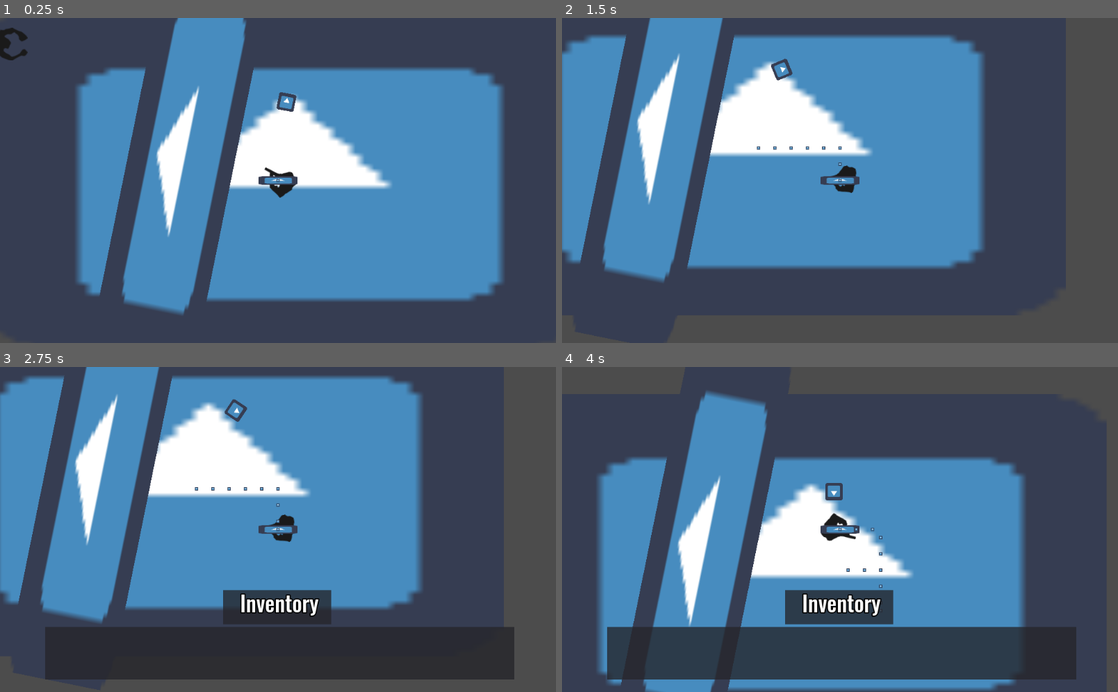
Above: before the commit, frames 1-4 (two rows, left to right).
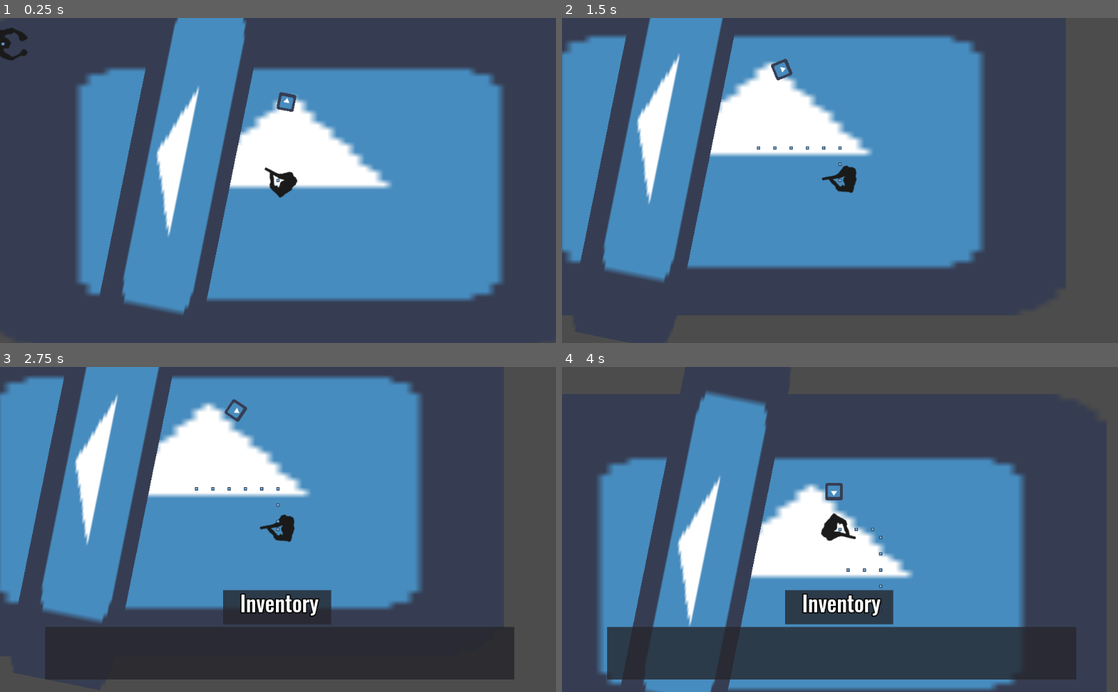
Above: after the commit, the same moments.

Repository: StrawberryGameJam/ZombieGame2020
Game: Godot game, scene res://Scenes/Main.tscn
The game is run twice, just before and just after one commit, with the same random seed, the same clock (stepped at 60 frames per second) and the same inputs. The engine's default icon, where the game draws it, is replaced by a stand-in: a white triangle on a blue panel in a dark square.
Inputs (mouse positions are in pixels of both pictures, inside the frame that each line leads up to):
- Up to frame 1 (0.25 s): no input
- Up to frame 2 (1.5 s): tap Enter (ui_accept) at 0.5, 0.77 s; move the mouse to (962, 164) at 0.52 s; hold Right (ui_right) 0.53-1.28 s; click (962, 164) at 0.6 s; move the mouse to (728, 196) at 1.27 s; hold Down (ui_down) from 1.28 s (still down); click (728, 196) at 1.35 s
- Up to frame 3 (2.75 s): tap Enter (ui_accept) at 1.52 s; move the mouse to (333, 458) at 2.02 s; release Down (ui_down) at 2.03 s; hold Right (ui_right) from 2.03 s (still down); click (333, 458) at 2.1 s
- Up to frame 4 (4 s): move the mouse to (812, 594) at 2.77 s; release Right (ui_right) at 2.78 s; hold Up (ui_up) 2.78-3.53 s; click (812, 594) at 2.85 s; tap Enter (ui_accept) at 3.02, 3.77 s; move the mouse to (1006, 578) at 3.52 s; hold Left (ui_left) from 3.53 s (still down); click (1006, 578) at 3.6 s

The runs differ from the first frame. In frame 1, 0.2% of the frame differs, in the area x 0-54%, y 7-52%; in frame 2, 0.2%; in frame 3, 0.2%; in frame 4, 0.2%.

Commit message:
tentando arrumar o bug

Diff:
--- a/Scenes/Player/Player.tscn
+++ b/Scenes/Player/Player.tscn
@@ -33,8 +33,6 @@
 
 [node name="Camera2D" type="Camera2D" parent="."]
 current = true
-drag_margin_h_enabled = false
-drag_margin_v_enabled = false
 script = ExtResource( 3 )
 
 [node name="CanvasLayer" type="CanvasLayer" parent="."]
--- a/Scenes/Zombies/default/Zombie.gd
+++ b/Scenes/Zombies/default/Zombie.gd
@@ -5,43 +5,28 @@
 onready var raycast = $RayCast2D
 
 var player = null
-var dir = Vector2()
+var obj = Vector2()
 
 func _ready():
 	add_to_group("zombies")
-	$Area2D.connect("body_entered", self, "attack")
+	$Sprite/Area2D.connect("body_entered", self, "attack")
 
 
-func _physics_process(delta):
+func _process(delta):
 	if player == null:
 		return
 
-	chase_target()
-	rotation = dir.angle()
-	move_and_slide(dir*MOVE_SPEED)
+	var l_time = 0
+	var look = get_node("RayCast2D")
+	look.cast_to = (player.position-position)
+	look.force_raycast_update()
+	if look.is_colliding() and look.get_collider() == player:
+		obj = look.cast_to
 
-func chase_target():
-	if(player != null):
-		var look = get_node("RayCast2D")
-		look.cast_to = (player.position - position).rotated(-rotation)
-		look.force_raycast_update()
-		$Sprite2.position = look.cast_to
-
-		# if we can see the target, chase it
-		if not look.is_colliding():
-			print("ta vendo o target")
-			dir = (player.position - position).normalized()
-
-	  # or chase first scent we can see
-		else:
-			print("nao ta vendo o player")
-			for scent in player.scent_trail:
-				look.cast_to = (scent.position - position).rotated(-rotation)
-				look.force_raycast_update()
-
-				if not look.is_colliding():
-					dir = (scent.position - position).normalized()
-					break
+	$Sprite.rotation = obj.angle()
+	$icon.position = obj
+	print(obj)
+	move_and_slide(obj.normalized()*MOVE_SPEED)
 
 func attack(body):
 	if(body == player):
--- a/Scenes/Zombies/default/Zombie.tscn
+++ b/Scenes/Zombies/default/Zombie.tscn
@@ -19,19 +19,20 @@
 position = Vector2( 13.2352, 0.630249 )
 texture = ExtResource( 2 )
 
+[node name="Area2D" type="Area2D" parent="Sprite"]
+position = Vector2( -13.2352, -0.630249 )
+
+[node name="CollisionShape2D" type="CollisionShape2D" parent="Sprite/Area2D"]
+position = Vector2( 40.85, 2.85 )
+shape = SubResource( 2 )
+
 [node name="RayCast2D" type="RayCast2D" parent="."]
 position = Vector2( -1, 0 )
 enabled = true
 cast_to = Vector2( 10, 0 )
 collide_with_areas = true
 
-[node name="Area2D" type="Area2D" parent="."]
-
-[node name="CollisionShape2D" type="CollisionShape2D" parent="Area2D"]
-position = Vector2( 40.85, 2.85 )
-shape = SubResource( 2 )
-
-[node name="Sprite2" type="Sprite" parent="."]
-position = Vector2( 32.5, -0.500001 )
-scale = Vector2( 1.11562, 0.240625 )
+[node name="icon" type="Sprite" parent="."]
+position = Vector2( 241.705, 62.0001 )
+scale = Vector2( 0.1, 0.1 )
 texture = ExtResource( 3 )
